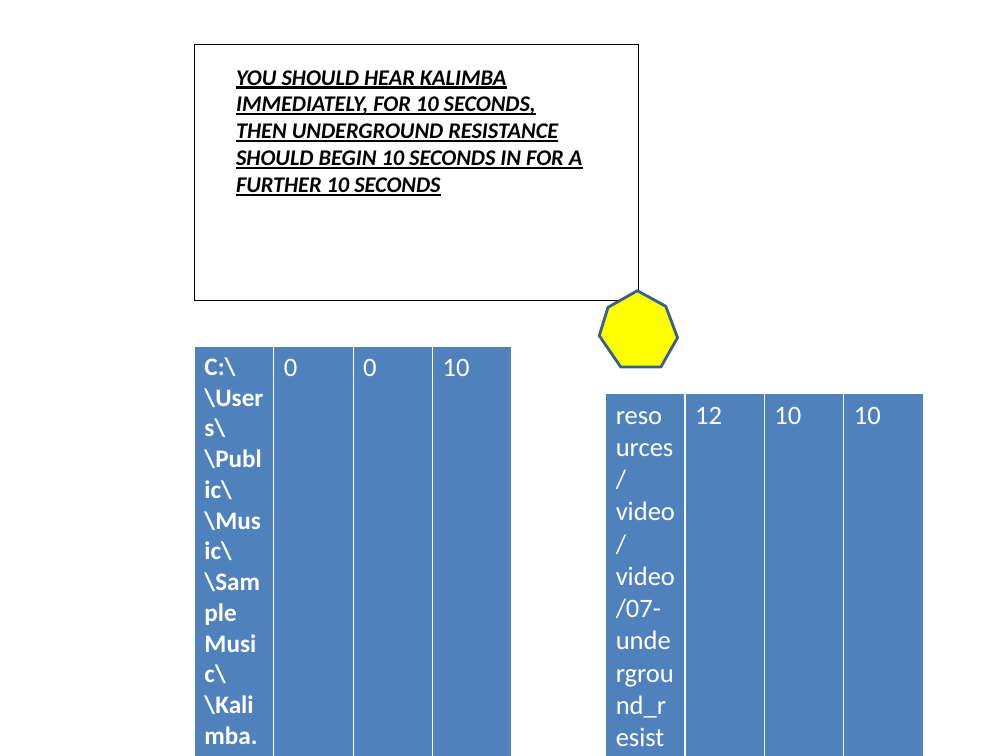
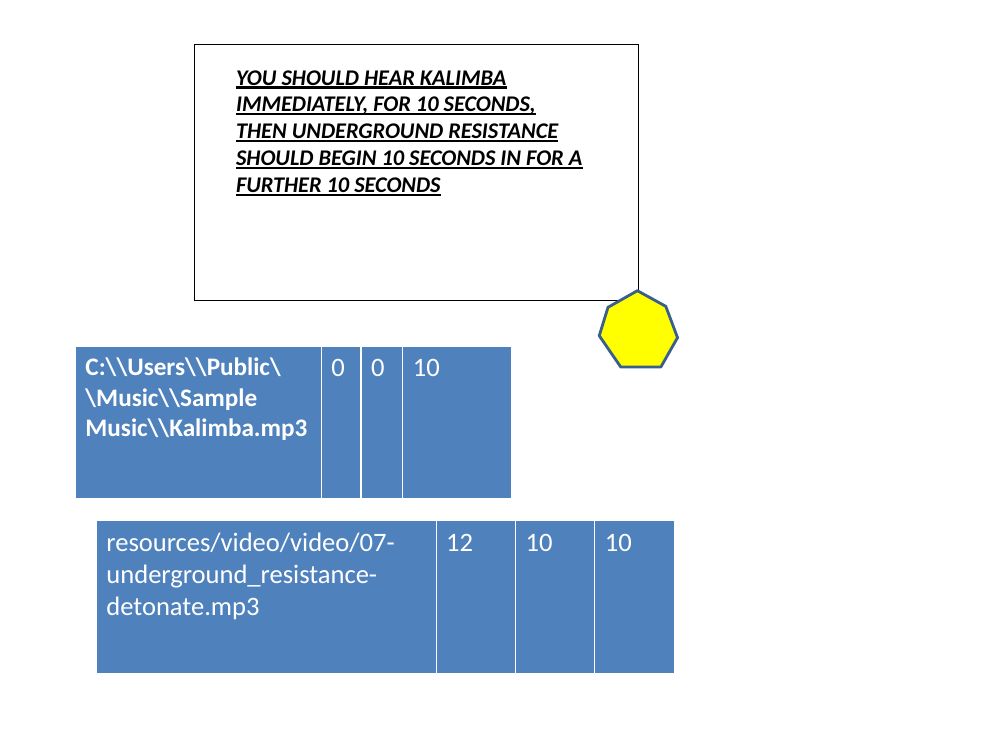
Before and after one commit to D6Digital/SWENGFrame, a slide deck: slide 9 of github resources/GUITEST.pptm. Drawn at 1008x756 pixels with LibreOffice and Linux fonts; fonts in the diff are those of the drawing. Boxes give left, top, right and bottom in pixels: in the first picture for what was removed or moved away, otherwise in the second. Text is boxed around its words. In the diff, an @@ line names an element or a change of style, - is before the commit and + after.

```diff
--- a/github resources/GUITEST.pptm
+++ b/github resources/GUITEST.pptm
@@ table: place and size @@
-table at bbox=[195, 347, 513, 689]
+table at bbox=[76, 347, 511, 500]
@@ table: place and size @@
-table at bbox=[606, 394, 924, 756]
+table at bbox=[97, 521, 675, 674]
```
Also in this commit, not shown: 3 other slides changed, 1 other file.
